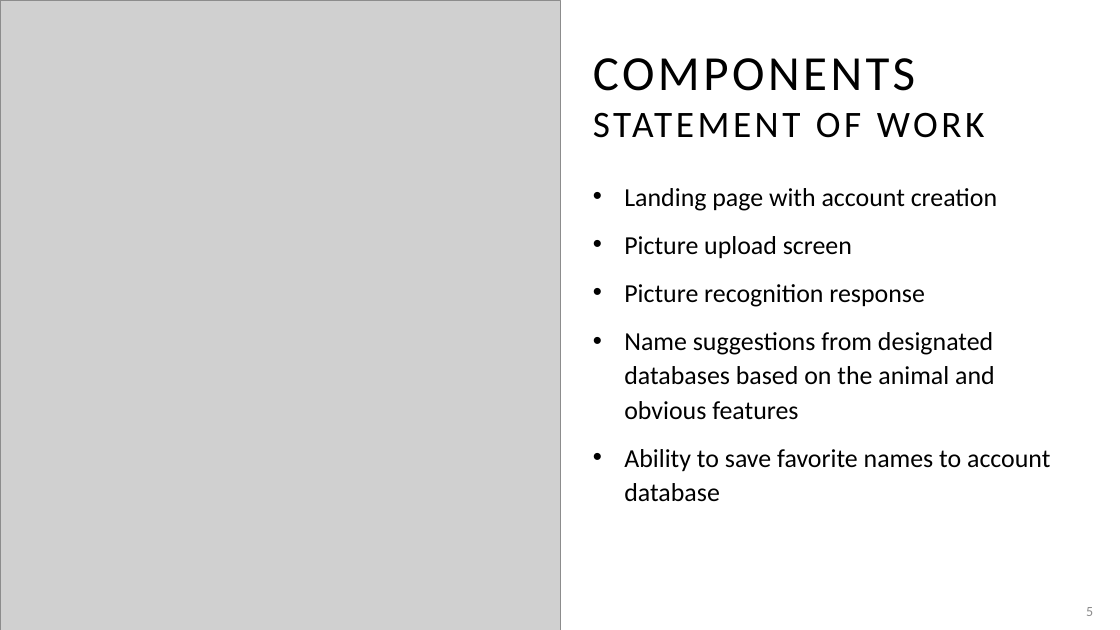
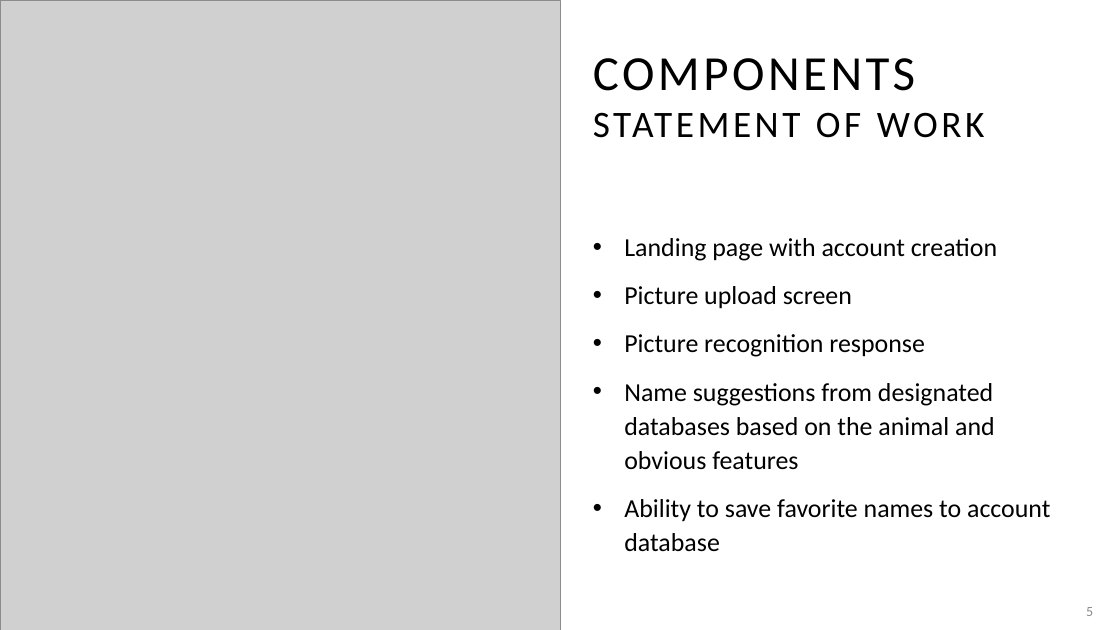
Before and after one commit to adriaonline/CPT200SP24-Team1, a slide deck: slide 5 of Phase 1 - Presentation.pptx. Drawn at 1120x630 pixels with LibreOffice and Linux fonts; fonts in the diff are those of the drawing; grey boxes stand for pictures. Boxes give left, top, right and bottom in pixels: in the first picture for what was removed or moved away, otherwise in the second. Text is boxed around its words. In the diff, an @@ line names an element or a change of style, - is before the commit and + after.

```diff
--- a/Phase 1 - Presentation.pptx
+++ b/Phase 1 - Presentation.pptx
@@ text "Landing page with account creation": place and size @@
-text "Landing page with account creation" at <box>624,188,1050,502</box>
+text "Landing page with account creation" at <box>624,238,1050,552</box>
```
Also in this commit, not shown: 4 other slides changed.
